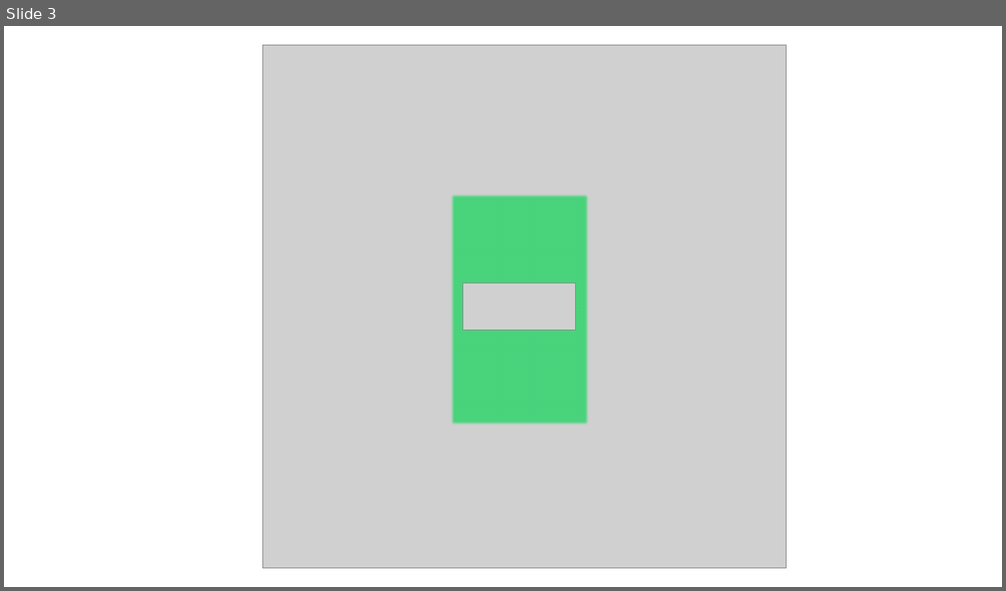
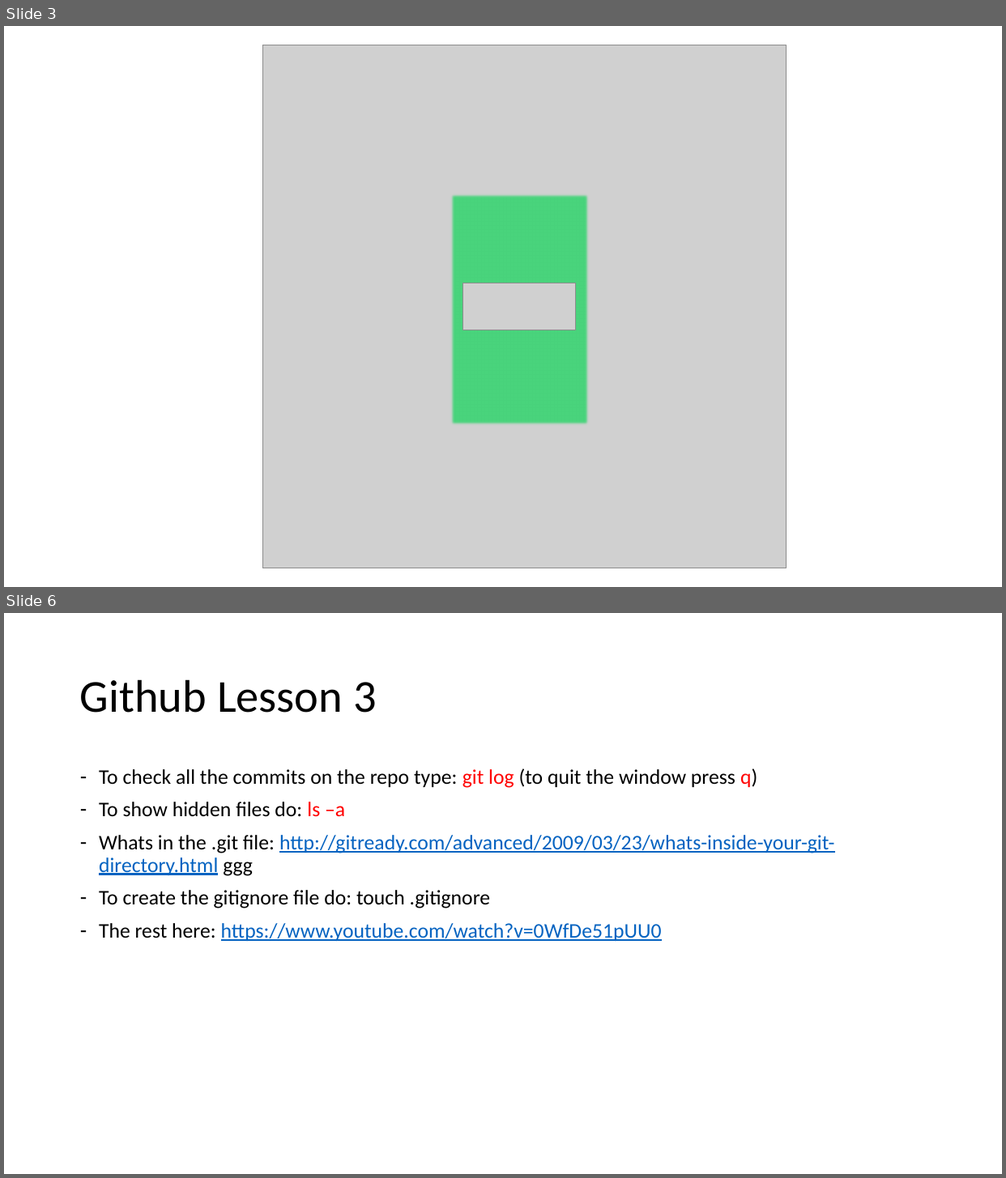
Before and after one commit to skasapis/Lysi_Website, a slide deck: Misc/icons.pptx. Shown one above the other, each under a label of ours: slide 3 before the commit, slides 3 and 6 after it; the slides between them are not shown. The pictures are 1006x591 and 1006x1178 pixels, drawn with LibreOffice and Linux fonts; fonts in the diff are those of the drawing; grey boxes stand for pictures. Boxes give left, top, right and bottom in pixels: in the first picture for what was removed or moved away, otherwise in the second. Text is boxed around its words. In the diff, an @@ line names an element or a change of style, - is before the commit and + after.

```diff
--- a/Misc/icons.pptx
+++ b/Misc/icons.pptx
@@ slide 6 added at (4, 613, 1002, 1174), background #FFFFFF @@
@@ title added at (80, 679, 377, 713), 44 pt, text #000000 @@
+Github Lesson 3
@@ text added at (99, 769, 834, 941), 20 pt, text #000000 @@
+– To check all the commits on the repo type: git log (to quit the window press q)
+– To show hidden files do: ls –a
+– Whats in the .git file: http://gitready.com/advanced/2009/03/23/whats-inside-your-git-directory.html ggg
+– To create the gitignore file do: touch .gitignore
+– The rest here: https://www.youtube.com/watch?v=0WfDe51pUU0
```
Also in this commit, not shown: 13 other slides added, 3 other files.
